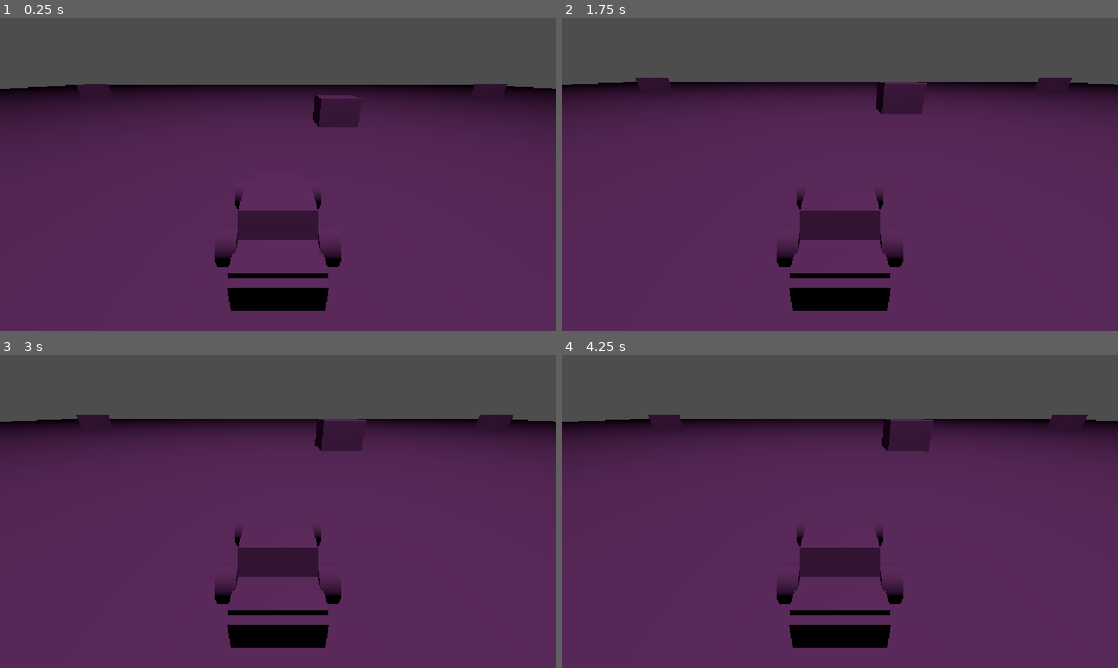
Above: before the commit, frames 1-4 (two rows, left to right).
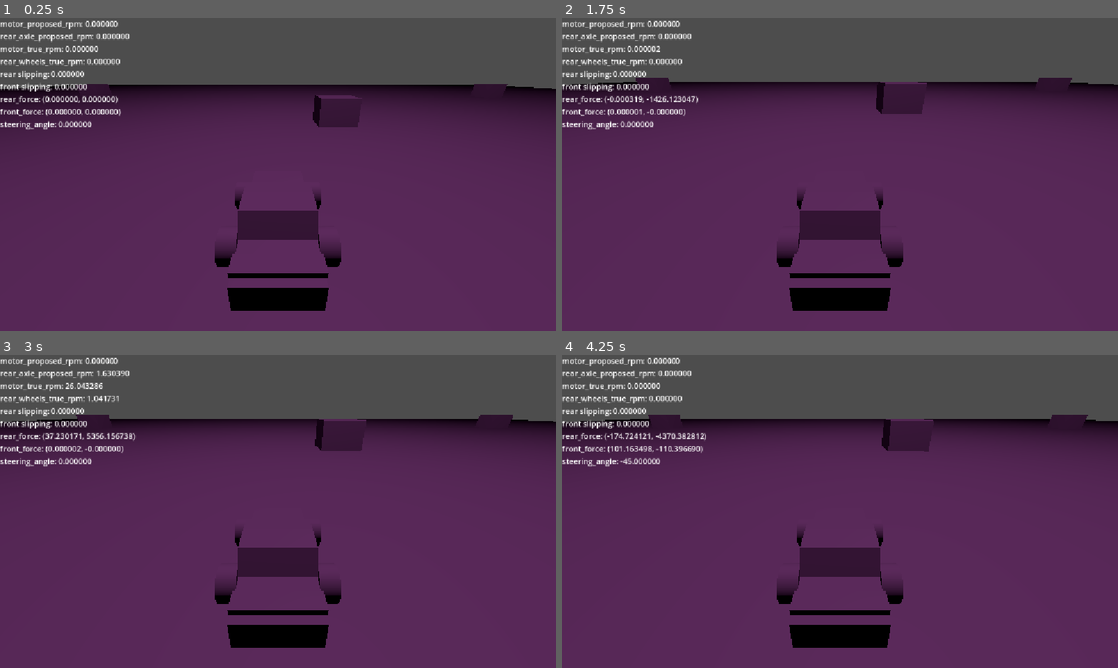
Above: after the commit, the same moments.

Repository: FlameFreezer/170.3
Game: Godot game, scene res://scenes/drive_test_chamber.tscn
Two runs of this game, one before a commit and one after it. Both use one fixed random seed, a clock stepped at 60 frames per second and the inputs below. This scene is started directly instead of the project's main scene.
Inputs:
- Up to frame 1 (0.25 s): no input
- Up to frame 2 (1.75 s): hold D (steer right) 0.53-1.28 s; hold Shift (clutch) 0.53-1.28 s; tap Enter at 1.25 s; hold Q (downshift) from 1.28 s (still down); tap W (throttle) at 1.35 s
- Up to frame 3 (3 s): tap Space (handbrake) at 2 s; release Q (downshift) at 2.03 s; hold D (steer right) 2.03-2.78 s; hold Shift (clutch) 2.03-2.78 s; hold E (upshift) from 2.78 s (still down); tap W (throttle) at 2.85 s
- Up to frame 4 (4.25 s): release E (upshift) at 3.53 s; hold A (steer left) from 3.53 s (still down); hold Shift (clutch) from 3.53 s (still down)

The runs differ from the first frame. In frame 1, 2.1% of the frame differs, in the area x 0-24%, y 0-36%; in frame 2, 2.2%; in frame 3, 2.1%; in frame 4, 2.2%, in the area x 0-26%, y 0-36%.

Commit message:
Simple HUD

Diff:
--- a/Scripts/Car/chassis.gd
+++ b/Scripts/Car/chassis.gd
@@ -1,4 +1,6 @@
 class_name Chassis extends RigidBody3D
+
+signal update_values(String)
 
 var front_axle: FrontWheels
 var rear_axle: RearAxle
@@ -74,11 +76,10 @@
 	var current_direction = utils.get_vector2(transform.basis * Vector3.FORWARD)
 	var rear_force = rear_axle.get_force_output(current_velocity, current_direction, delta)
 	var front_force = front_axle.get_force_output(current_velocity, current_direction, delta)
-	# printerr("_physics_process:\nmotor_proposed_rpm: %f\nrear_axle_proposed_rpm: %f\nmotor_true_rpm: %f\nrear_wheels_true_rpm: %f\nrear slipping: %f\nfront slipping: %f\nrear_force: %v\nfront_force: %v\nsteering_angle: %f\n" % [motor_proposed_rpm, rear_axle_proposed_rpm, motor.true_rpm, rear_axle.true_rpm, rear_axle.slipping as int, front_axle.slipping as int, rear_force, front_force, front_axle.wheel_angle])
+	var hud_string := "motor_proposed_rpm: %f\nrear_axle_proposed_rpm: %f\nmotor_true_rpm: %f\nrear_wheels_true_rpm: %f\nrear slipping: %f\nfront slipping: %f\nrear_force: %v\nfront_force: %v\nsteering_angle: %f\n" % [motor_proposed_rpm, rear_axle_proposed_rpm, motor.true_rpm, rear_axle.true_rpm, rear_axle.slipping as int, front_axle.slipping as int, rear_force, front_force, front_axle.wheel_angle]
+	update_values.emit(hud_string)
 	apply_force(Vector3(front_force.x, 0, front_force.y), Vector3(0, 0, front_wheel_offset))
 	apply_force(Vector3(rear_force.x, 0, rear_force.y), Vector3(0, 0, rear_wheel_offset))
-
-	# apply_force(Vector3(0, 0, -500), Vector3(0, 0, 0))
 
 func _integrate_forces(state: PhysicsDirectBodyState3D) -> void:
 	var car_normal_vec: Vector3 = (state.transform.basis * Vector3.RIGHT).normalized()
--- a/scenes/Prefabs/PHCar.tscn
+++ b/scenes/Prefabs/PHCar.tscn
@@ -2,7 +2,8 @@
 
 [ext_resource type="ArrayMesh" uid="uid://cqrgdna7whk3n" path="res://Assets/170_3_PH2_CarBody.obj" id="1_py02g"]
 [ext_resource type="ArrayMesh" uid="uid://85gi517fuxsg" path="res://Assets/170_3_PH_Tire.obj" id="2_8ty4o"]
-[ext_resource type="Script" uid="uid://ch58kxdecqotd" path="res://Scripts/Car/chassis.gd" id="2_w70d6"]
+[ext_resource type="Script" uid="uid://ch58kxdecqotd" path="res://scripts/Car/chassis.gd" id="2_w70d6"]
+[ext_resource type="Script" uid="uid://nfmh3d52fr6m" path="res://scenes/hud_txt.gd" id="4_0ixyv"]
 
 [sub_resource type="PhysicsMaterial" id="PhysicsMaterial_w70d6"]
 friction = 0.0
@@ -40,3 +41,16 @@
 
 [node name="Camera3D" type="Camera3D" parent="." unique_id=952696114]
 transform = Transform3D(1, 0, 0, 0, 0.8967124, 0.44261363, 0, -0.44261363, 0.8967124, 0, 4.0441947, 5.3147154)
+
+[node name="HUD" type="Control" parent="." unique_id=594348716]
+layout_mode = 3
+anchors_preset = 0
+offset_right = 40.0
+offset_bottom = 40.0
+
+[node name="Text" type="Label" parent="HUD" unique_id=1056205871 node_paths=PackedStringArray("car")]
+layout_mode = 0
+offset_right = 40.0
+offset_bottom = 23.0
+script = ExtResource("4_0ixyv")
+car = NodePath("../..")
--- /dev/null
+++ b/scenes/hud_txt.gd
@@ -0,0 +1,16 @@
+extends Label
+
+@export var car: Chassis
+
+
+# Called when the node enters the scene tree for the first time.
+func _ready() -> void:
+	car.update_values.connect(_update_text)
+
+# Called every frame. 'delta' is the elapsed time since the previous frame.
+func _process(_delta: float) -> void:
+	pass
+
+
+func _update_text(in_text: String) -> void:
+	text = in_text
Not shown, added: scenes/hud_txt.gd.uid
